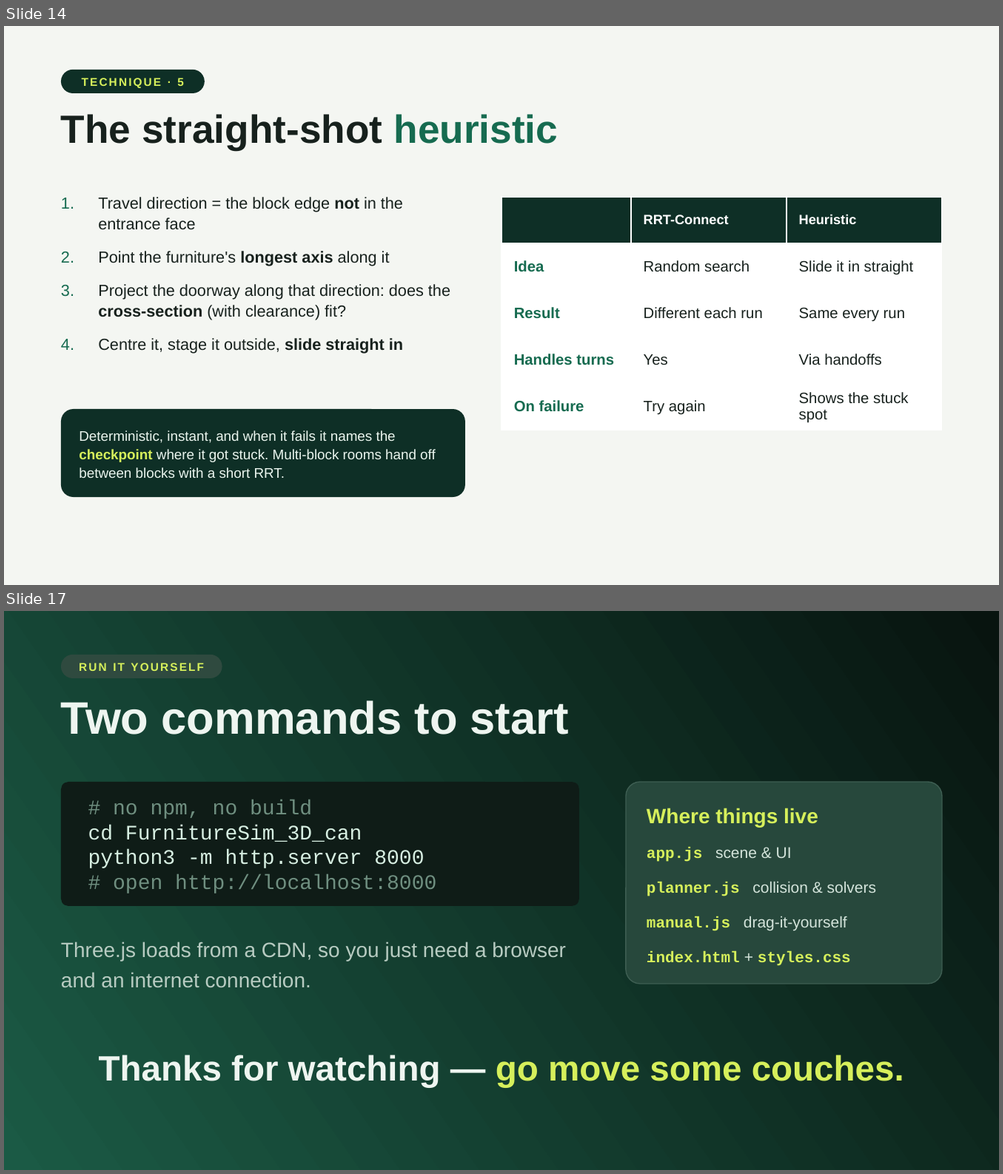
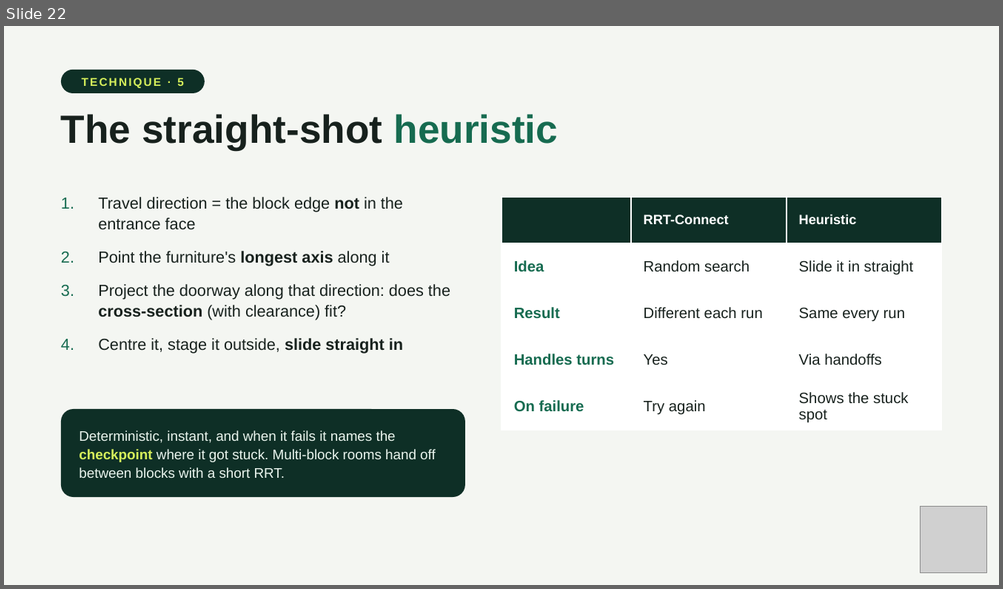
Before and after one commit to volcano1998/FurnitureSim_3D, a slide deck: slides/CanItFit.pptx. Shown one above the other, each under a label of ours: slides 14 and 17 before the commit, slide 22 after it; the slides between them are not shown. The pictures are 1003x1174 and 1003x589 pixels, drawn with LibreOffice and Linux fonts; fonts in the diff are those of the drawing; grey boxes stand for pictures. Boxes give left, top, right and bottom in pixels: in the first picture for what was removed or moved away, otherwise in the second. Text is boxed around its words. In the diff, an @@ line names an element or a change of style, - is before the commit and + after.

Commit message:
Manual mode starts outside, roll sampling default, remove heuristic, new slides

```diff
--- a/slides/CanItFit.pptx
+++ b/slides/CanItFit.pptx
@@ slide 17 removed at (4,611,999,1170), background gradient #1B5A45 to #08140F @@
@@ rounded rectangle removed at (61,654,222,678) @@
-RUN IT YOURSELF
@@ text removed at (61,701,569,735) @@
-Two commands to start
@@ rounded rectangle removed at (61,782,578,906) @@
-# no npm, no build
-cd FurnitureSim_3D_can
-python3 -m http.server 8000
-# open http://localhost:8000
@@ rounded rectangle removed at (626,782,942,984) @@
@@ text removed at (646,808,818,827) @@
-Where things live
@@ text removed at (646,847,876,966) @@
-app.js scene & UI
-planner.js collision & solvers
-manual.js drag-it-yourself
-index.html + styles.css
@@ text removed at (61,942,566,988) @@
-Three.js loads from a CDN, so you just need a browser and an internet connection.
@@ text removed at (99,1055,904,1088) @@
-Thanks for watching — go move some couches.
@@ what was slide 14 is now slide 22 @@
@@ slide 22 changed as well @@
@@ picture added at (920,506,987,573) @@
```
Also in this commit, not shown: 12 other slides changed, 11 slides added, 3 other slides removed, 16 other files.
